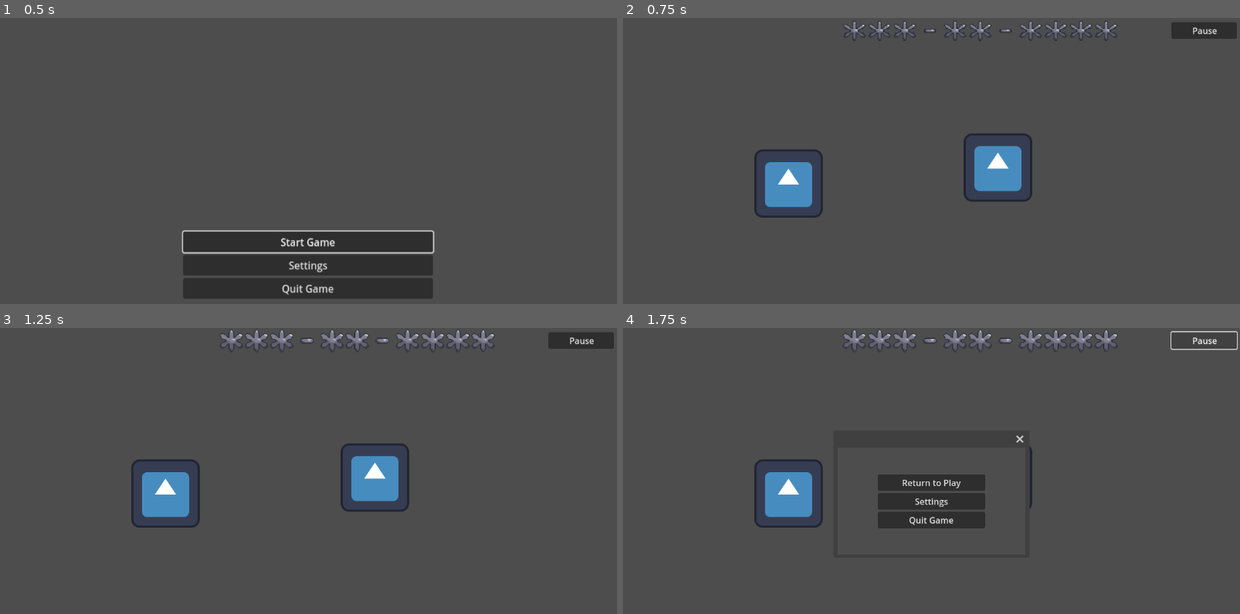
Above: before the commit, frames 1-4 (two rows, left to right).
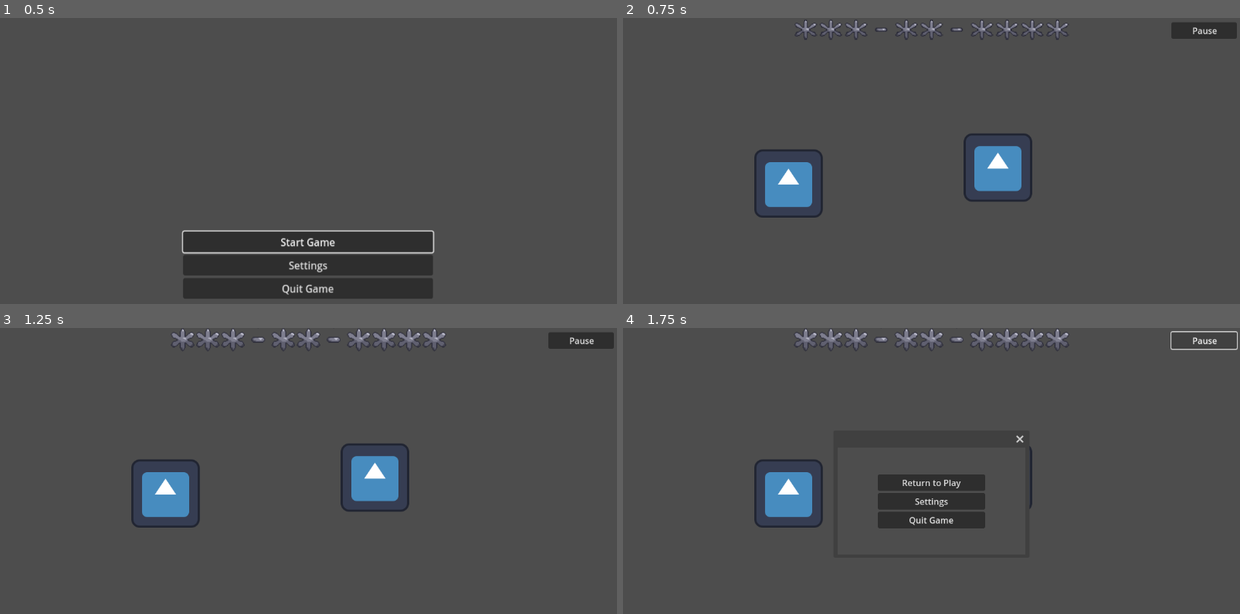
Above: after the commit, the same moments.

Repository: gabcorn/Project1-ECEN4273
Game: Godot game, scene res://Game_Logic_and_UI/main_menu.tscn
Same seed, same stepped clock (60 frames per second), same inputs: the game is played once before the commit and once after it. The engine's default icon, where the game draws it, is replaced by a stand-in: a white triangle on a blue panel in a dark square.
Inputs:
- Up to frame 1 (0.5 s): no input
- Up to frame 2 (0.75 s): click "Start Game" at 0.5 s
- Up to frame 3 (1.25 s): no input
- Up to frame 4 (1.75 s): click "Pause" at 1.25 s

Frame 1 is identical in both runs. In frame 2, 1.0% of the frame differs, in the area x 28-81%, y 0-9%; in frame 3, 1.3%, in the area x 27-81%, y 0-9%; in frame 4, 1.3%.

Commit message:
Healthbar is instantiating properly, need to add damage function

Diff:
--- a/Character_Related/PlayerHealth.gd
+++ /dev/null
@@ -1,40 +0,0 @@
-extends Node
-
-@export var max_health: float = 18.0
-@onready var curr_health: float = max_health
-
-@onready var health_bar: ProgressBar
-signal health_changed(new_health: float)
-
-# Called when the node enters the scene tree for the first time.
-func _ready() -> void:
-	health_changed.connect(_on_health_changed)
-
-# Called when the health of the character needs to be decreased
-# Should only be in increments of .5
-func remove_health(damage_amount: float) -> void:
-	curr_health = max(curr_health - damage_amount, 0) # Ensures health doesn't go below 0
-	if curr_health < 0:
-		die() # player dies and game is over
-	health_changed.emit(curr_health)
-
-# Called when the health of the character needs to be increased
-# Should only be in increments of .5
-func add_health(added_amount: float) -> void:
-	if curr_health == max_health:
-		# Find some way to not use healing item
-		pass
-	curr_health = min(curr_health + added_amount, max_health)
-	health_changed.emit(curr_health)
-
-# Called anytime the health is changed to update the UI
-func _on_health_changed(new_health: float) -> void:
-	pass
-
-# Called when the player has died. Represents one of the end conditions.
-func die() -> void:
-	pass
-
-# Called every frame. 'delta' is the elapsed time since the previous frame.
-func _process(delta: float) -> void:
-	pass
--- a/Character_Related/movement.gd
+++ b/Character_Related/movement.gd
@@ -5,19 +5,24 @@
 var health_list : Array[TextureRect]
 var max_health = 9
 var curr_health = max_health * 2
+var SSN: Array[int] = []
 #const JUMP_VELOCITY = -400.0
 
 func _ready() -> void:
-	var health_bar = $CanvasLayer/Health_Bar
-	for child in health_bar.get_children():
-		health_list.append(child)
-	print(health_list)
+	generate_random_SSN()
+	update_health_bar()
+
+func generate_random_SSN() -> void: # Sets the characters SSN to a random number
+	for i in range(9):
+		SSN.append(randi())
 
 func take_damage(damage: int) -> void:
 	if (curr_health - damage) > 0:
 		curr_health -= damage
 		update_health_bar()
 	else: #(curr_health - damage) <= 0
+		curr_health = 0
+		update_health_bar()
 		die()
 
 func heal_player(inc_health: int) -> void:
@@ -28,16 +33,46 @@
 		curr_health = max_health
 	else: # Increment current health by the amount to be healed by
 		curr_health += inc_health
+	update_health_bar()
 
 func die() -> void:
 	# Implement death logic
 	pass
 
 func update_health_bar() -> void:
-	# TODO: Implement health bar update logic
-	# Clear the current health bar
+	var health_bar = $CanvasLayer/Health_Bar
+	var num_full_hearts = curr_health / 2  # Number of full hearts to end up in the healthbar
+	var num_half_hearts = curr_health % 2 # Will be either 0 or 1
+	# Dictionary to convert easily between digits of the SSN and sprites in the healthbar
+	var HBar_to_SSN = {
+		0: 0,
+		1: 1,
+		2: 2,
+		3: 3,
+		5: 4,
+		6: 5,
+		8: 6,
+		9: 7,
+		10: 8
+	}
 
-	pass
+	var children = health_bar.get_children()
+	for i in range(len(children)):
+
+		var index = len(children) - 1 - i # Grabs the index from right to left
+
+		var child = children[index].get_children()[0]
+
+		if num_full_hearts == 0 and num_half_hearts == 0: # Set the animation of current node to SSN animation
+			if index != 4 && index != 7: # Ensure current character is an asterisk
+				var num = SSN[HBar_to_SSN[index]]
+				child.play(str(num))
+		elif (num_full_hearts > 0) and (child.animation != "IdleFull"):
+			num_full_hearts -= 1
+			child.play("IdleFull")
+		elif num_full_hearts == 0 and num_half_hearts == 1 and (child.animation != "IdleHalf"):
+			num_half_hearts -= 1
+			child.play("IdleHalf")
 
 func _physics_process(delta: float) -> void:
 	##no gravity for top down
--- a/Character_Related/player_scene.tscn
+++ b/Character_Related/player_scene.tscn
@@ -25,3 +25,11 @@
 
 [node name="Health_Bar" parent="CanvasLayer" instance=ExtResource("4_1ydvr")]
 visible = true
+anchors_preset = 5
+anchor_left = 0.5
+anchor_right = 0.5
+offset_left = -257.0
+offset_top = 0.0
+offset_right = 257.0
+offset_bottom = 44.0
+grow_horizontal = 2
--- a/Character_Related/villain.tscn
+++ b/Character_Related/villain.tscn
@@ -1,7 +1,8 @@
-[gd_scene load_steps=4 format=3 uid="uid://blqpjlglprcso"]
+[gd_scene load_steps=5 format=3 uid="uid://blqpjlglprcso"]
 
 [ext_resource type="Script" path="res://Character_Related/villain_logic.gd" id="1_hcutg"]
 [ext_resource type="Texture2D" uid="uid://bkq1ogt7ncr5w" path="res://icon.svg" id="2_37oka"]
+[ext_resource type="PackedScene" uid="uid://e2mcqvuxloy0" path="res://Game_Logic_and_UI/health_bar.tscn" id="3_aw7wf"]
 
 [sub_resource type="RectangleShape2D" id="RectangleShape2D_hv7tk"]
 size = Vector2(128, 128)
@@ -14,3 +15,5 @@
 
 [node name="Sprite2D" type="Sprite2D" parent="."]
 texture = ExtResource("2_37oka")
+
+[node name="Health_Bar" parent="." instance=ExtResource("3_aw7wf")]
